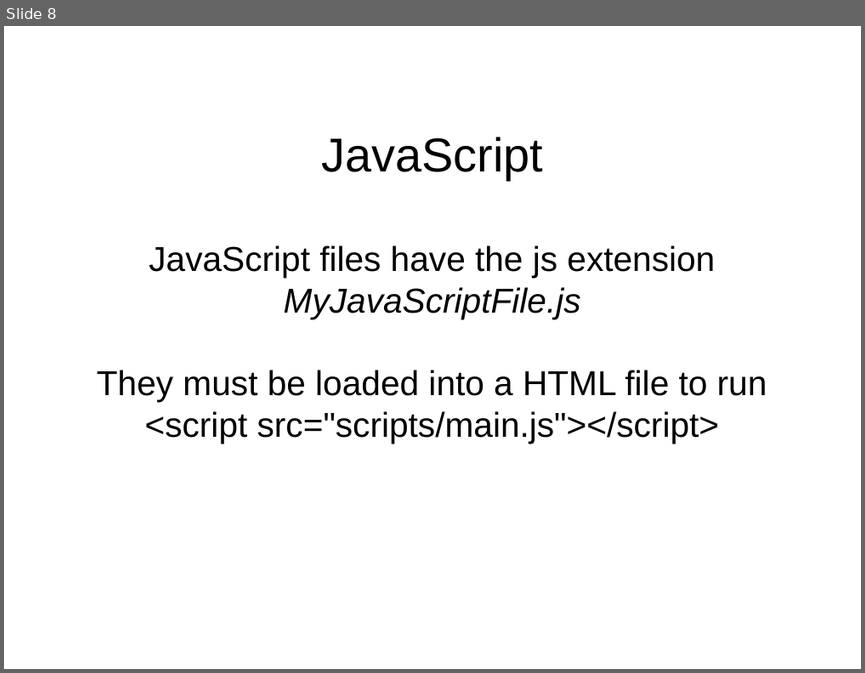
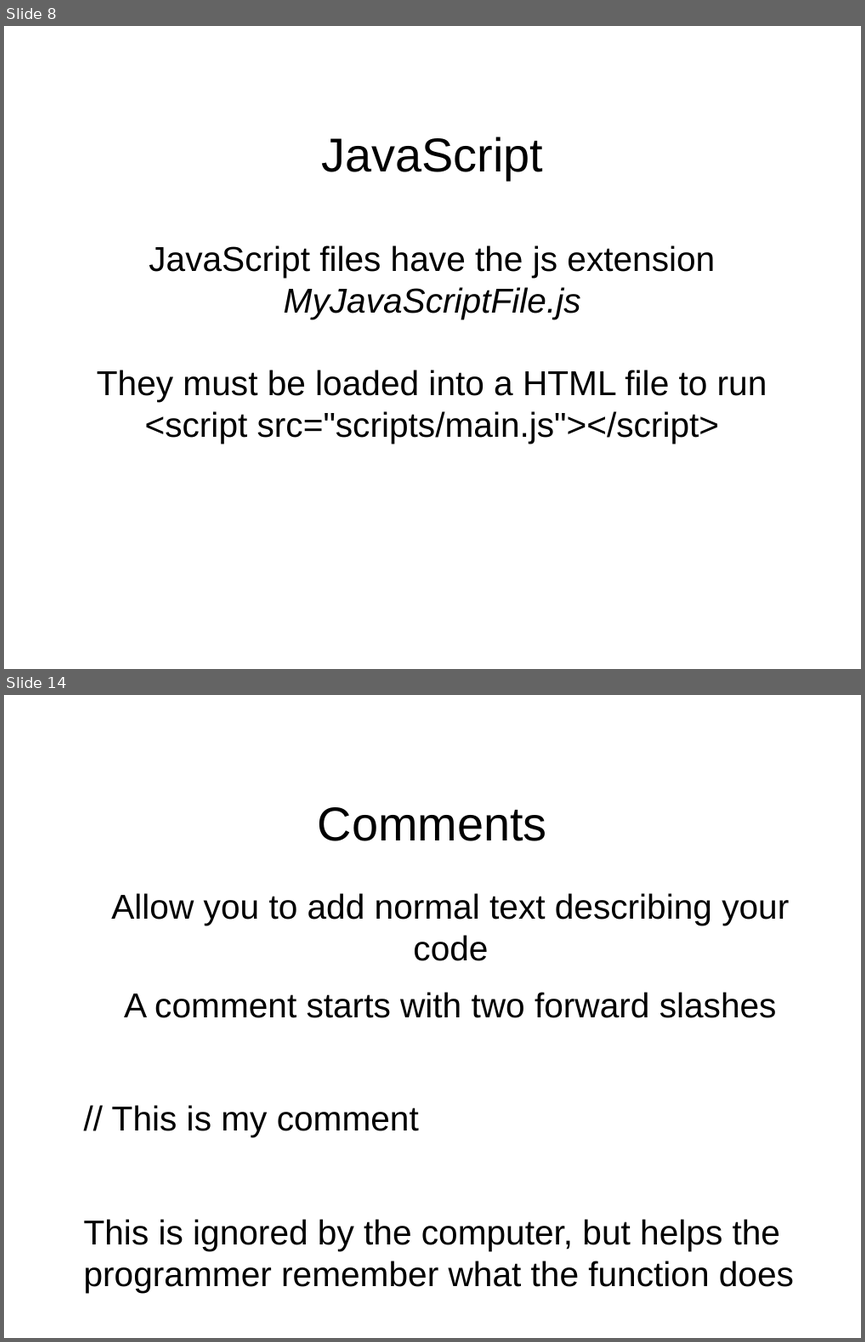
Before and after one commit to bark4mark/learning-programming, a slide deck: slides/Day 1.odp. Shown one above the other, each under a label of ours: slide 8 before the commit, slides 8 and 14 after it; the slides between them are not shown. The pictures are 865x673 and 865x1342 pixels, drawn with LibreOffice and Linux fonts; fonts in the diff are those of the drawing; background and template pictures are left out. Boxes give left, top, right and bottom in pixels: in the first picture for what was removed or moved away, otherwise in the second. Text is boxed around its words. In the diff, an @@ line names an element or a change of style, - is before the commit and + after.

```diff
--- a/slides/Day 1.odp
+++ b/slides/Day 1.odp
@@ slide 14 added at (4, 695, 861, 1338), background #FFFFFF @@
@@ title added at (318, 807, 547, 841), 44 pt, text #000000 @@
+Comments
@@ text added at (84, 893, 794, 1293), 32 pt, text #000000 @@
+Allow you to add normal text describing your code
+A comment starts with two forward slashes
+// This is my comment
+This is ignored by the computer, but helps the programmer remember what the function does
```
Also in this commit, not shown: 4 slides changed, 9 other slides added, 1 other file.
